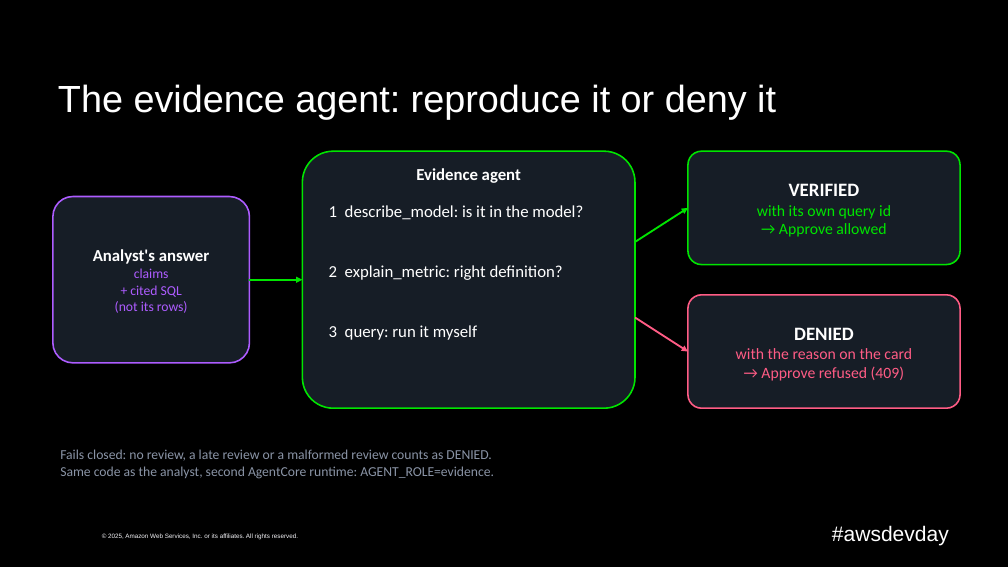
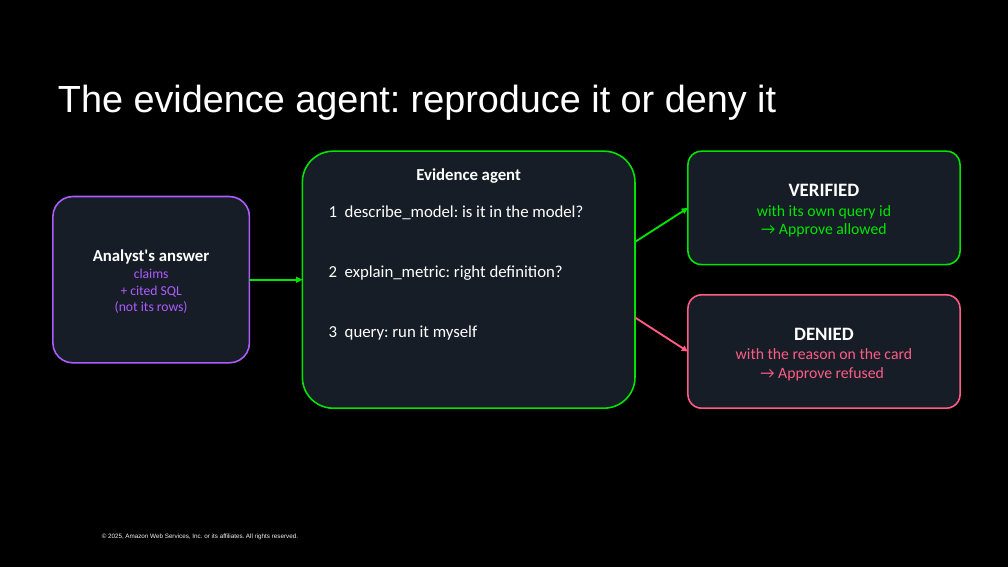
Before and after one commit to caroline-cah/lakehouse-harness, a slide deck: slide 23 of talk/harness-engineering-live.pptx (slide 25 before the commit). Drawn at 1008x567 pixels with LibreOffice and Linux fonts; fonts in the diff are those of the drawing; background and template pictures are left out. Boxes give left, top, right and bottom in pixels: in the first picture for what was removed or moved away, otherwise in the second. Text is boxed around its words. In the diff, an @@ line names an element or a change of style, - is before the commit and + after.

```diff
--- a/talk/harness-engineering-live.pptx
+++ b/talk/harness-engineering-live.pptx
@@ text in rounded rectangle at box(778, 367, 884, 381): text changed @@
-→ Approve refused (409)
+→ Approve refused
@@ text removed at box(60, 449, 494, 479) @@
-Fails closed: no review, a late review or a malformed review counts as DENIED.
-Same code as the analyst, second AgentCore runtime: AGENT_ROLE=evidence.
@@ text removed at box(832, 525, 949, 545) @@
-#awsdevday
```
Also in this commit, not shown: 28 other slides changed, 3 slides added, 9 slides removed, 32 other files.
